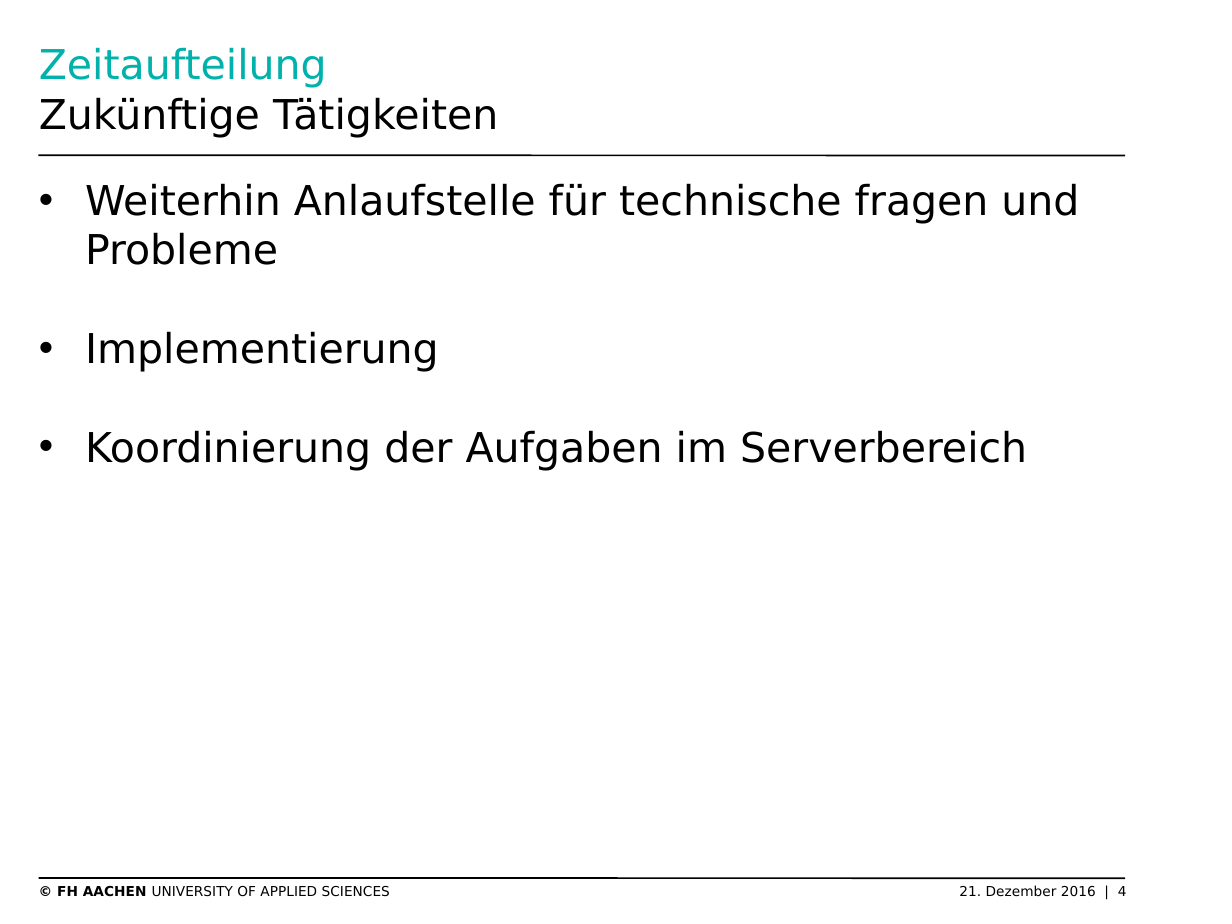
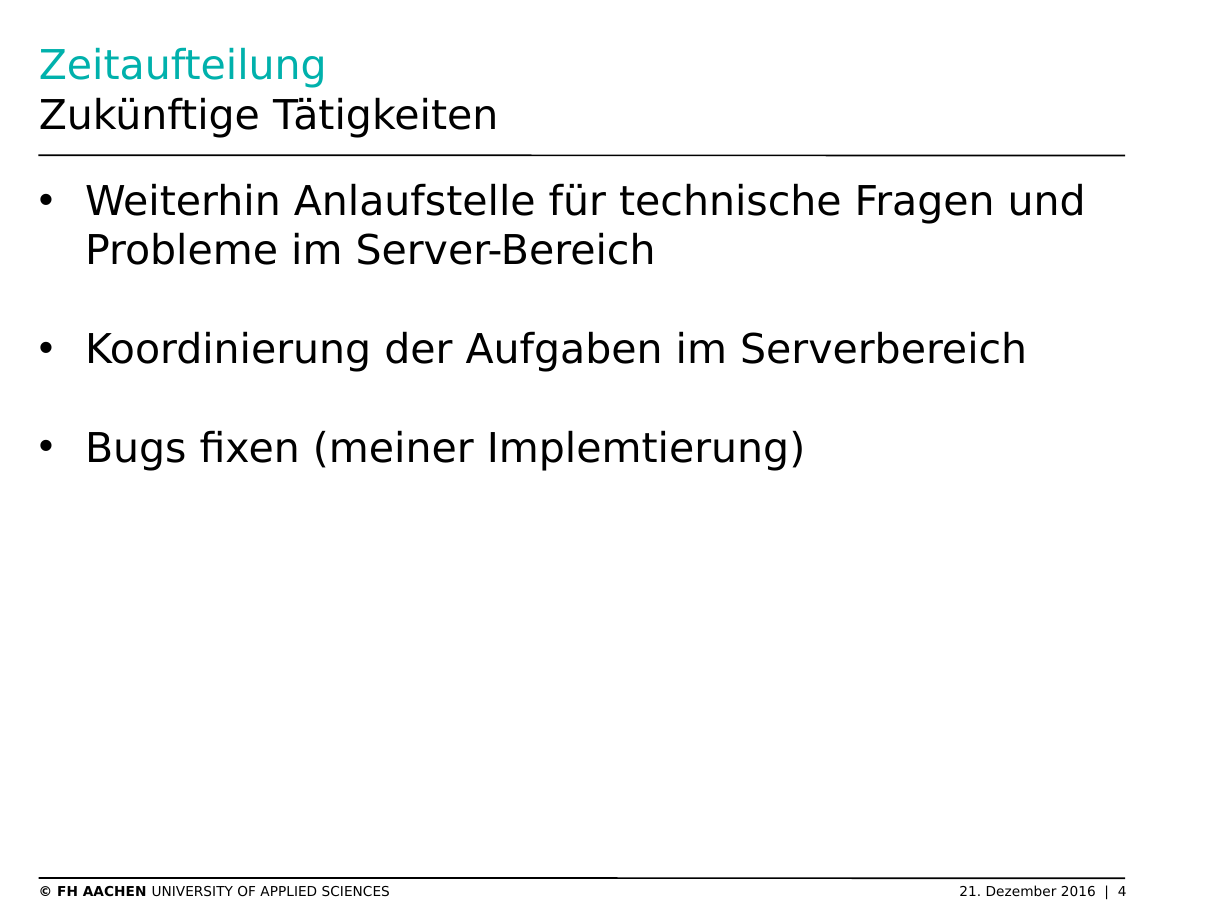
Before and after one commit to thomasgor/swe, a slide deck: slide 4 of Dokumente/Coaching/2016-12-21/2016-12-07 Rollentätigkeit Thomas Gorgels.pptx. Drawn at 1232x924 pixels with LibreOffice and Linux fonts; fonts in the diff are those of the drawing; background and template pictures are left out. Boxes give left, top, right and bottom in pixels: in the first picture for what was removed or moved away, otherwise in the second. Text is boxed around its words. In the diff, an @@ line names an element or a change of style, - is before the commit and + after.

```diff
--- a/Dokumente/Coaching/2016-12-21/2016-12-07 Rollentätigkeit Thomas Gorgels.pptx
+++ b/Dokumente/Coaching/2016-12-21/2016-12-07 Rollentätigkeit Thomas Gorgels.pptx
@@ text at box(85, 183, 1086, 265): text changed @@
-• Weiterhin Anlaufstelle für technische fragen und Probleme
-• Implementierung
+• Weiterhin Anlaufstelle für technische Fragen und Probleme im Server-Bereich
@@ text at box(85, 430, 806, 471): paragraph added @@
+• Bugs fixen (meiner Implemtierung)
```
Also in this commit, not shown: 3 other slides changed, 1 other file.
